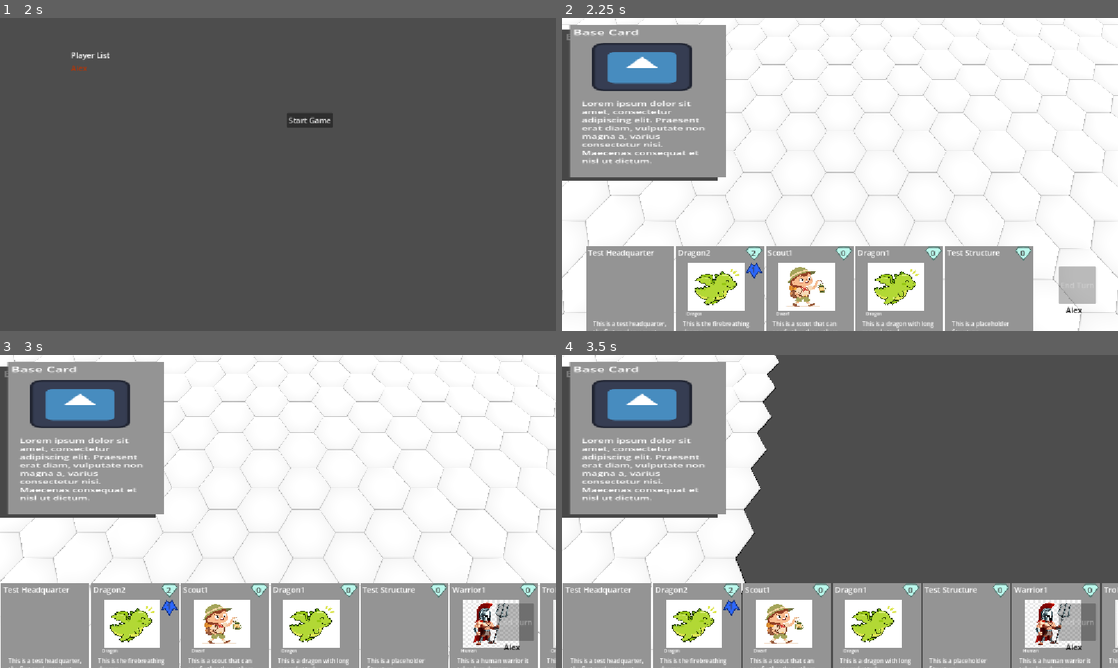
Above: before the commit, frames 1-4 (two rows, left to right).
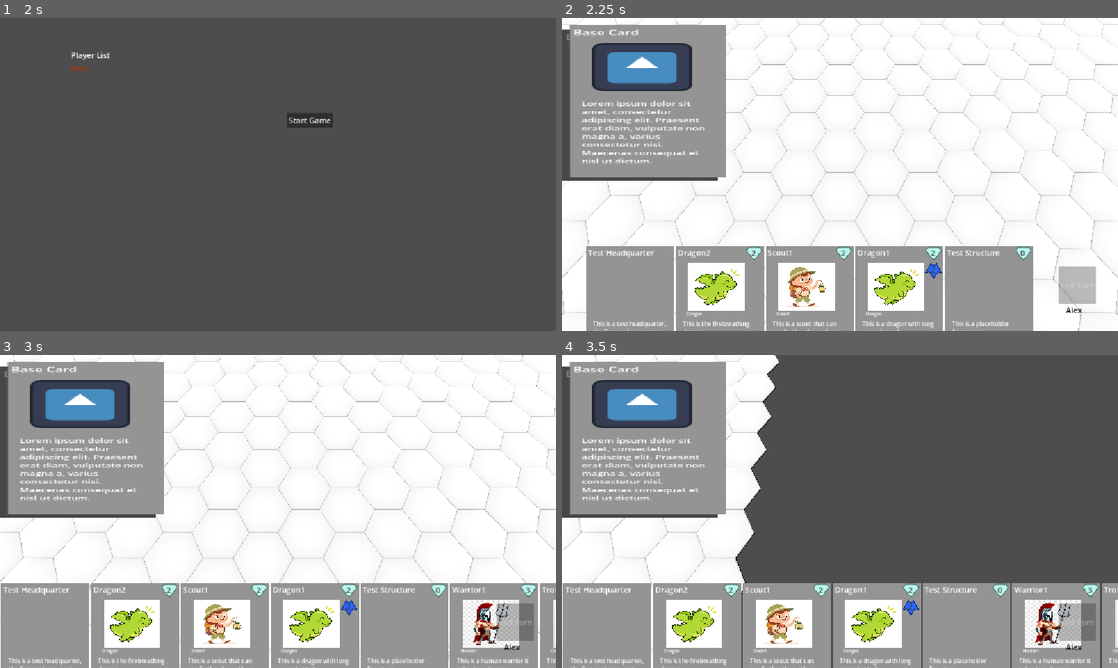
Above: after the commit, the same moments.

Repository: S4l4kin/gamedev82025
Game: Godot game, scene res://game.tscn
Same seed, same stepped clock (60 frames per second), same inputs: the game is played once before the commit and once after it. The engine's default icon, where the game draws it, is replaced by a stand-in: a white triangle on a blue panel in a dark square.
Inputs (mouse positions are in pixels of both pictures, inside the frame that each line leads up to):
- Up to frame 1 (2 s): click (189, 155) at 0.52 s; type "Alex" at 0.6 s; click "Host Game" at 1.25 s
- Up to frame 2 (2.25 s): click "Start Game" at 2 s
- Up to frame 3 (3 s): tap Enter at 2.75, 2.85 s; move the mouse to (400, 495) at 2.77 s; hold D from 2.78 s (still down); click (400, 495) at 2.92 s
- Up to frame 4 (3.5 s): keep holding D

Frame 1 is identical in both runs. In frame 2, 0.2% of the frame differs, in the area x 33-69%, y 74-84%; in frame 3, 0.2%, in the area x 29-96%, y 74-84%; in frame 4, 0.2%.
Error in both runs: Cannot call method 'texture_create' on a null value. (res://Scripts/FogOfWar.gd:95)

Commit message:
added the begining of cards

Diff:
--- a/Cards/Test/dragon1.tres
+++ b/Cards/Test/dragon1.tres
@@ -8,7 +8,10 @@
 name = "Dragon1"
 id = "dragon1"
 type = 1
-cost = {}
+cost = {
+0: 2,
+1: 2
+}
 card_image = ExtResource("1_4u80l")
 description = "This is a dragon with long ranged attack"
 unit_type = 1
--- a/Cards/Test/dragon2.tres
+++ b/Cards/Test/dragon2.tres
@@ -10,8 +10,7 @@
 id = "dragon2"
 type = 1
 cost = {
-0: 2,
-1: 1
+0: 2
 }
 card_image = ExtResource("1_4t4gb")
 description = "This is the firebreathing dragon"
--- a/Cards/Test/dragon3.tres
+++ b/Cards/Test/dragon3.tres
@@ -1,6 +1,6 @@
 [gd_resource type="Resource" script_class="Card" load_steps=3 format=3 uid="uid://b80mfwe8dknpo"]
 
-[ext_resource type="Texture2D" uid="uid://chy536ltbw7mp" path="res://icon.svg" id="1_k4udq"]
+[ext_resource type="Texture2D" uid="uid://dupagjh2ieine" path="res://Assets/Icons/Resources/dragonPic.jpg" id="1_k4udq"]
 [ext_resource type="Script" uid="uid://dtj6f2ym5ac5b" path="res://Scripts/Resources/Card.gd" id="2_2mks1"]
 
 [resource]
@@ -10,8 +10,7 @@
 id = "dragon3"
 type = 1
 cost = {
-0: 2,
-1: 1
+0: 5
 }
 card_image = ExtResource("1_k4udq")
 description = "This is a big and strong dragon
--- a/Cards/Test/scout1.tres
+++ b/Cards/Test/scout1.tres
@@ -8,7 +8,9 @@
 name = "Scout1"
 id = "scout1"
 type = 1
-cost = {}
+cost = {
+0: 2
+}
 card_image = ExtResource("1_qxlsc")
 description = "This is a scout that can see further than others"
 unit_type = 3
--- a/Cards/Test/scout2.tres
+++ b/Cards/Test/scout2.tres
@@ -8,7 +8,9 @@
 name = "Scout2"
 id = "scout2"
 type = 1
-cost = {}
+cost = {
+0: 1
+}
 card_image = ExtResource("1_wptvm")
 description = "This is a scout that can see further than others"
 unit_type = 3
--- a/Cards/Test/troll1.tres
+++ b/Cards/Test/troll1.tres
@@ -1,17 +1,28 @@
-[gd_resource type="Resource" script_class="Card" load_steps=3 format=3 uid="uid://cdv8nhfs52lqq"]
+[gd_resource type="Resource" script_class="Card" load_steps=4 format=3 uid="uid://cdv8nhfs52lqq"]
 
 [ext_resource type="Texture2D" uid="uid://dyybborpsght3" path="res://Assets/Icons/Resources/troll.jpg" id="1_mqx64"]
 [ext_resource type="Script" uid="uid://dtj6f2ym5ac5b" path="res://Scripts/Resources/Card.gd" id="2_7augl"]
+
+[sub_resource type="GDScript" id="GDScript_mqx64"]
+script/source = "extends Unit
+class_name troll1
+
+func on_pre_attack(_enemy: Actor):
+	_enemy.speed -= 15
+"
 
 [resource]
 script = ExtResource("2_7augl")
 name = "Troll1"
 id = "troll1"
 type = 1
-cost = {}
+cost = {
+0: 2
+}
 card_image = ExtResource("1_mqx64")
 description = "This is a troll that slows enemies"
 unit_type = 2
 health = 3
 speed = 8
+custom_script = SubResource("GDScript_mqx64")
 metadata/_custom_type_script = "uid://dtj6f2ym5ac5b"
--- a/Cards/Test/warrior1.tres
+++ b/Cards/Test/warrior1.tres
@@ -8,7 +8,9 @@
 name = "Warrior1"
 id = "warrior1"
 type = 1
-cost = {}
+cost = {
+0: 3
+}
 card_image = ExtResource("1_p4m22")
 description = "This is a human warrior it takes less damage"
 unit_type = 0
--- a/Scripts/Actor_scripts/Actor.gd
+++ b/Scripts/Actor_scripts/Actor.gd
@@ -44,6 +44,8 @@
 
 func set_health(new_health: int):
 	health = new_health
+	#print(health)
 	if health <=0:
 		on_death()
+		#print("dödens dö")
 		$"/root/Board".remove_actor(self)
